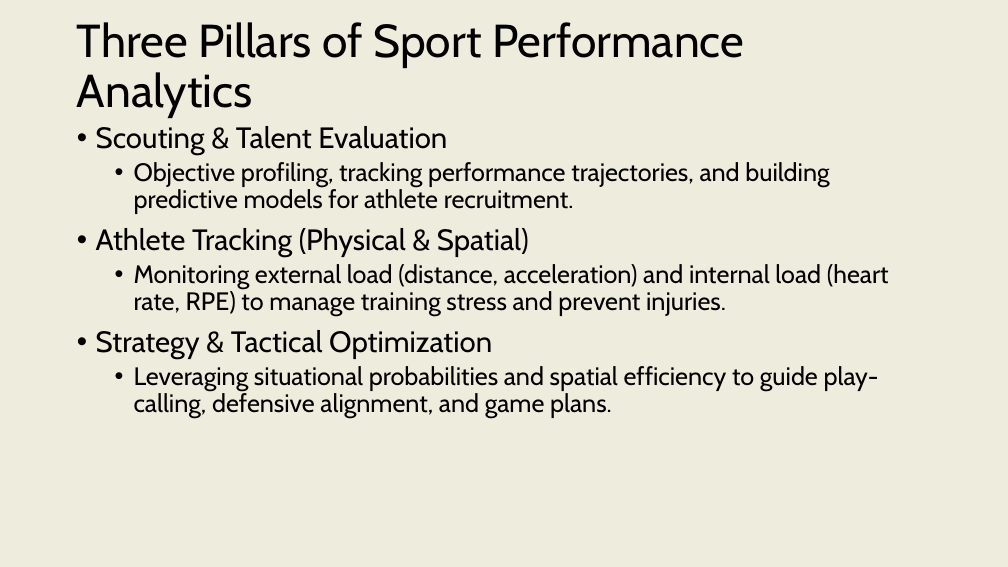
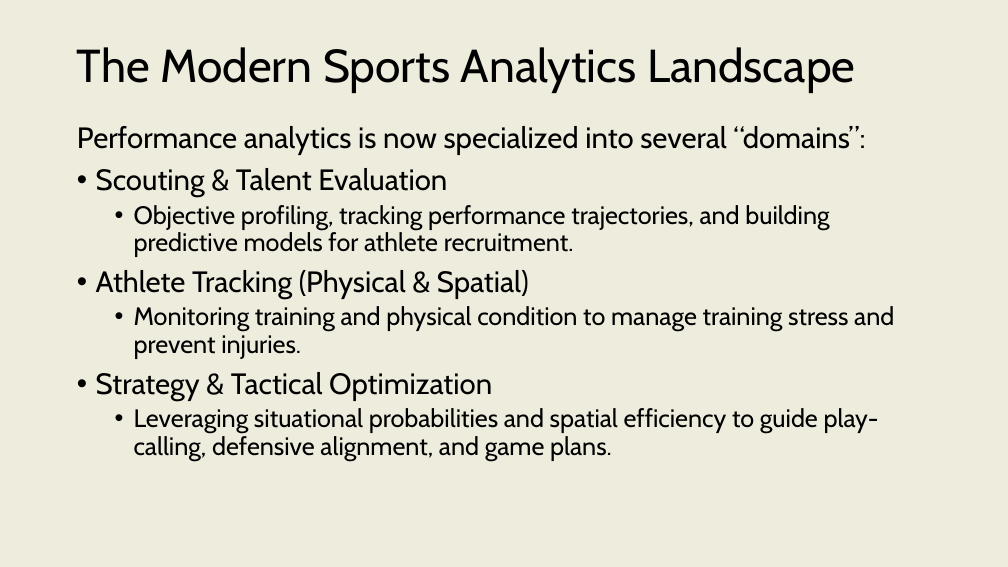
Before and after one commit to onishisaryu/HES-3000-Sports-Data-Analytics, a slide deck: slide 21 of pptx/Lecture1.pptx (slide 12 before the commit). Drawn at 1008x567 pixels with LibreOffice and Linux fonts; fonts in the diff are those of the drawing. Boxes give left, top, right and bottom in pixels: in the first picture for what was removed or moved away, otherwise in the second. Text is boxed around its words. In the diff, an @@ line names an element or a change of style, - is before the commit and + after.

```diff
--- a/pptx/Lecture1.pptx
+++ b/pptx/Lecture1.pptx
@@ title at (77, 47, 855, 93): text changed @@
-Three Pillars of Sport Performance Analytics
+The Modern Sports Analytics Landscape
@@ text at (77, 126, 865, 155): paragraph added @@
+Performance analytics is now specialized into several “domains”:
@@ text at (134, 306, 894, 359): text changed @@
-  • Monitoring external load (distance, acceleration) and internal load (heart rate, RPE) to manage training stress and prevent injuries.
+  • Monitoring training and physical condition to manage training stress and prevent injuries.
```
Also in this commit, not shown: 6 other slides changed, 14 slides added, 4 slides removed, 5 other files.
